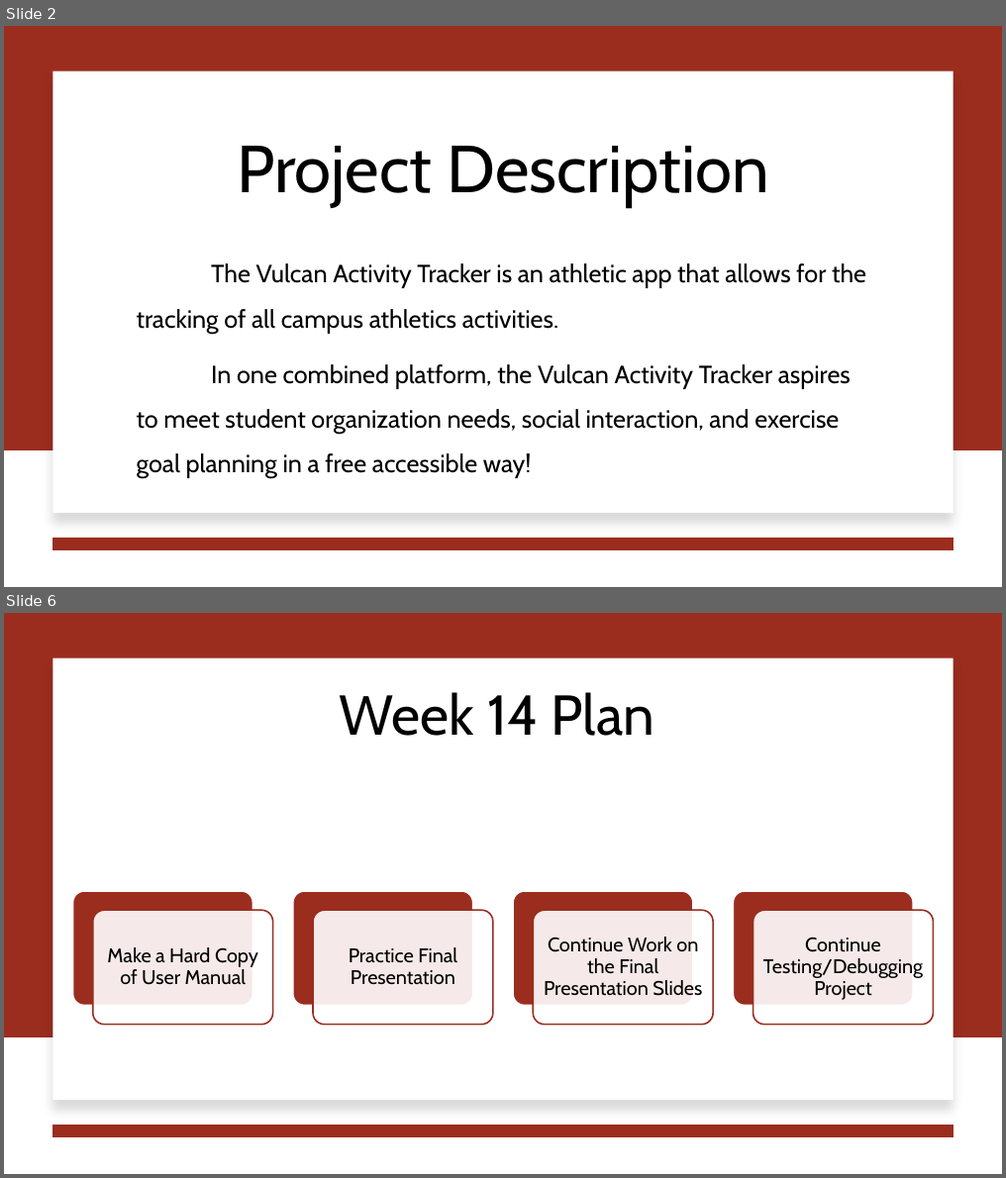
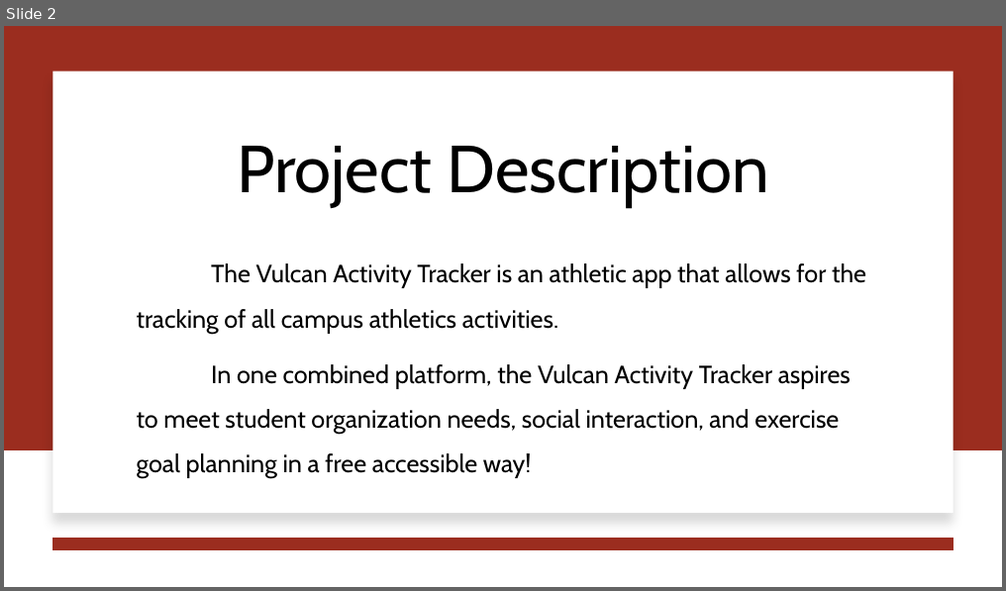
Before and after one commit to jjdeuce06/VulcanActivityTracker, a slide deck: Documentation/Weekly Report/week14/CMSC-4920-Week14Report-Group2.pptx. Shown one above the other, each under a label of ours: slides 2 and 6 before the commit, slide 2 after it; the slides between them are not shown. The pictures are 1006x1178 and 1006x591 pixels, drawn with LibreOffice and Linux fonts; fonts in the diff are those of the drawing. Boxes give left, top, right and bottom in pixels: in the first picture for what was removed or moved away, otherwise in the second. Text is boxed around its words. In the diff, an @@ line names an element or a change of style, - is before the commit and + after.

```diff
--- a/Documentation/Weekly Report/week14/CMSC-4920-Week14Report-Group2.pptx
+++ b/Documentation/Weekly Report/week14/CMSC-4920-Week14Report-Group2.pptx
@@ slide 6 removed at (4, 613, 1002, 1174), background #FFFFFF @@
@@ rectangle removed at (4, 613, 1002, 1038) @@
@@ rectangle removed at (53, 658, 953, 1100) @@
@@ title removed at (340, 692, 654, 736) @@
-Week 14 Plan
@@ group removed at (73, 891, 934, 1025): 8 rounded rectangles, 4 texts @@
-Make a Hard Copy of User Manual
-Practice Final Presentation
-Continue Work on the Final Presentation Slides
-Continue Testing/Debugging Project
@@ line removed from (953, 1131) to (53, 1131) @@
```
Also in this commit, not shown: 1 slide changed, 1 slide added, 1 other slide removed, 2 other files.
